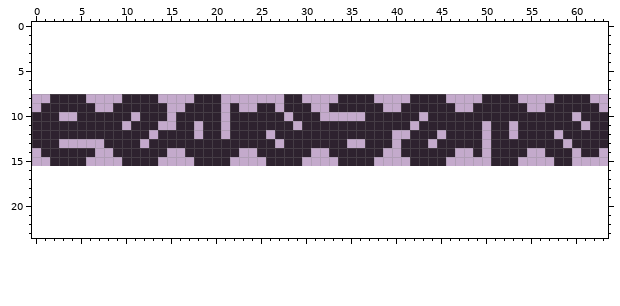
A pixel-art sprite gets an edit: %Project/Resources/Units/electron.png. The picture above was drawn from the file before the commit.
The file is 64x8 pixels. The old version is drawn lined up with the new one, on the new canvas.
New version:
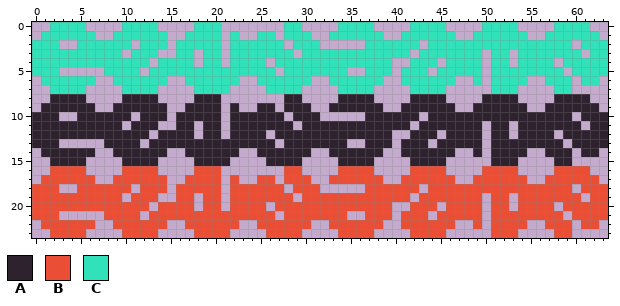
Palette (. is transparent): A #2e222f  B #ea4f36  C #30e1b9
From old to new:
canvas 64x8 -> 64x24, the old top-left corner now at 0,8
y 0: x 2..5 .... -> CCCC; x 10..13 .... -> CCCC; x 18..20 ... -> CCC; x 28..29 .. -> CC; x 34..37 .... -> CCCC; x 42..45 .... -> CCCC; x 50..53 .... -> CCCC; x 58..61 .... -> CCCC
y 1: x 1..6 ...... -> CCCCCC; x 9..14 ...... -> CCCCCC; x 17..20 .... -> CCCC; x 22 . -> C; x 25..26 .. -> CC; x 28..30 ... -> CCC; x 33..38 ...... -> CCCCCC; x 41..46 ...... -> CCCCCC; x 49..54 ...... -> CCCCCC; x 57..62 ...... -> CCCCCC
y 2: x 0..2 ... -> CCC; x 5..10 ...... -> CCCCCC; x 12..14 ... -> CCC; x 16..20 ..... -> CCCCC; x 22..27 ...... -> CCCCCC; x 29..31 ... -> CCC; x 37..42 ...... -> CCCCCC; x 44..59 ................ -> CCCCCCCCCCCCCCCC; x 61..63 ... -> CCC
y 3: x 0..9 .......... -> CCCCCCCCCC; x 11..13 ... -> CCC; x 16..17 .. -> CC; x 19..20 .. -> CC; x 22..28 ....... -> CCCCCCC; x 30..41 ............ -> CCCCCCCCCCCC; x 43..49 ....... -> CCCCCCC; x 51..52 .. -> CC; x 54..60 ....... -> CCCCCCC; x 62..63 .. -> CC
y 4: x 0..12 ............. -> CCCCCCCCCCCCC; x 14..17 .... -> CCCC; x 19..20 .. -> CC; x 22..25 .... -> CCCC; x 27..39 ............. -> CCCCCCCCCCCCC; x 42..44 ... -> CCC; x 46..49 .... -> CCCC; x 51..52 .. -> CC; x 54..57 .... -> CCCC; x 59..63 ..... -> CCCCC
y 5: x 0..2 ... -> CCC; x 8..11 .... -> CCCC; x 13..26 .............. -> CCCCCCCCCCCCCC; x 28..34 ....... -> CCCCCCC; x 37..39 ... -> CCC; x 41..43 ... -> CCC; x 45..49 ..... -> CCCCC; x 51..58 ........ -> CCCCCCCC; x 60..63 .... -> CCCC
y 6: x 1..6 ...... -> CCCCCC; x 9..14 ...... -> CCCCCC; x 17..22 ...... -> CCCCCC; x 25..30 ...... -> CCCCCC; x 33..38 ...... -> CCCCCC; x 41..46 ...... -> CCCCCC; x 49 . -> C; x 51..54 .... -> CCCC; x 57..59 ... -> CCC; x 61..62 .. -> CC
y 7: x 2..5 .... -> CCCC; x 10..13 .... -> CCCC; x 18..21 .... -> CCCC; x 26..29 .... -> CCCC; x 34..37 .... -> CCCC; x 42..45 .... -> CCCC; x 51..53 ... -> CCC; x 58..59 .. -> CC
y 16: x 2..5 .... -> BBBB; x 10..13 .... -> BBBB; x 18..20 ... -> BBB; x 28..29 .. -> BB; x 34..37 .... -> BBBB; x 42..45 .... -> BBBB; x 50..53 .... -> BBBB; x 58..61 .... -> BBBB
y 17: x 1..6 ...... -> BBBBBB; x 9..14 ...... -> BBBBBB; x 17..20 .... -> BBBB; x 22 . -> B; x 25..26 .. -> BB; x 28..30 ... -> BBB; x 33..38 ...... -> BBBBBB; x 41..46 ...... -> BBBBBB; x 49..54 ...... -> BBBBBB; x 57..62 ...... -> BBBBBB
y 18: x 0..2 ... -> BBB; x 5..10 ...... -> BBBBBB; x 12..14 ... -> BBB; x 16..20 ..... -> BBBBB; x 22..27 ...... -> BBBBBB; x 29..31 ... -> BBB; x 37..42 ...... -> BBBBBB; x 44..59 ................ -> BBBBBBBBBBBBBBBB; x 61..63 ... -> BBB
y 19: x 0..9 .......... -> BBBBBBBBBB; x 11..13 ... -> BBB; x 16..17 .. -> BB; x 19..20 .. -> BB; x 22..28 ....... -> BBBBBBB; x 30..41 ............ -> BBBBBBBBBBBB; x 43..49 ....... -> BBBBBBB; x 51..52 .. -> BB; x 54..60 ....... -> BBBBBBB; x 62..63 .. -> BB
y 20: x 0..12 ............. -> BBBBBBBBBBBBB; x 14..17 .... -> BBBB; x 19..20 .. -> BB; x 22..25 .... -> BBBB; x 27..39 ............. -> BBBBBBBBBBBBB; x 42..44 ... -> BBB; x 46..49 .... -> BBBB; x 51..52 .. -> BB; x 54..57 .... -> BBBB; x 59..63 ..... -> BBBBB
y 21: x 0..2 ... -> BBB; x 8..11 .... -> BBBB; x 13..26 .............. -> BBBBBBBBBBBBBB; x 28..34 ....... -> BBBBBBB; x 37..39 ... -> BBB; x 41..43 ... -> BBB; x 45..49 ..... -> BBBBB; x 51..58 ........ -> BBBBBBBB; x 60..63 .... -> BBBB
y 22: x 1..6 ...... -> BBBBBB; x 9..14 ...... -> BBBBBB; x 17..22 ...... -> BBBBBB; x 25..30 ...... -> BBBBBB; x 33..38 ...... -> BBBBBB; x 41..46 ...... -> BBBBBB; x 49 . -> B; x 51..54 .... -> BBBB; x 57..59 ... -> BBB; x 61..62 .. -> BB
y 23: x 2..5 .... -> BBBB; x 10..13 .... -> BBBB; x 18..21 .... -> BBBB; x 26..29 .... -> BBBB; x 34..37 .... -> BBBB; x 42..45 .... -> BBBB; x 51..53 ... -> BBB; x 58..59 .. -> BB
Where, in picture pixels (left, top, right, bottom), the same in both pictures:
added: (32, 22, 608, 94)
added: (32, 166, 608, 238)
